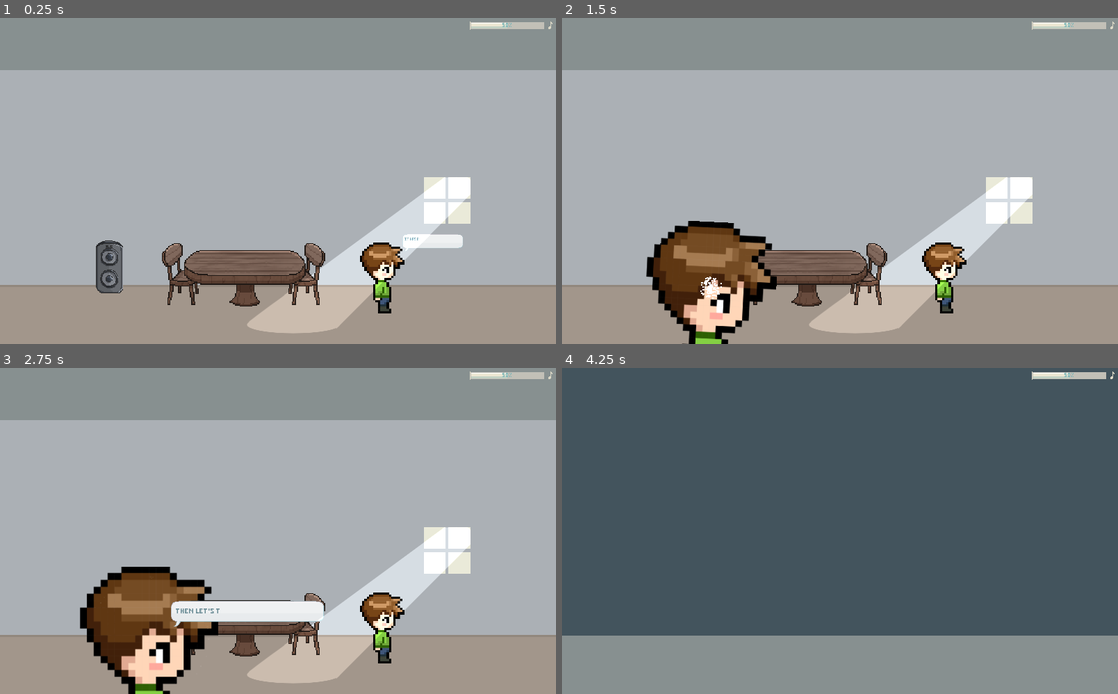
Above: before the commit, frames 1-4 (two rows, left to right).
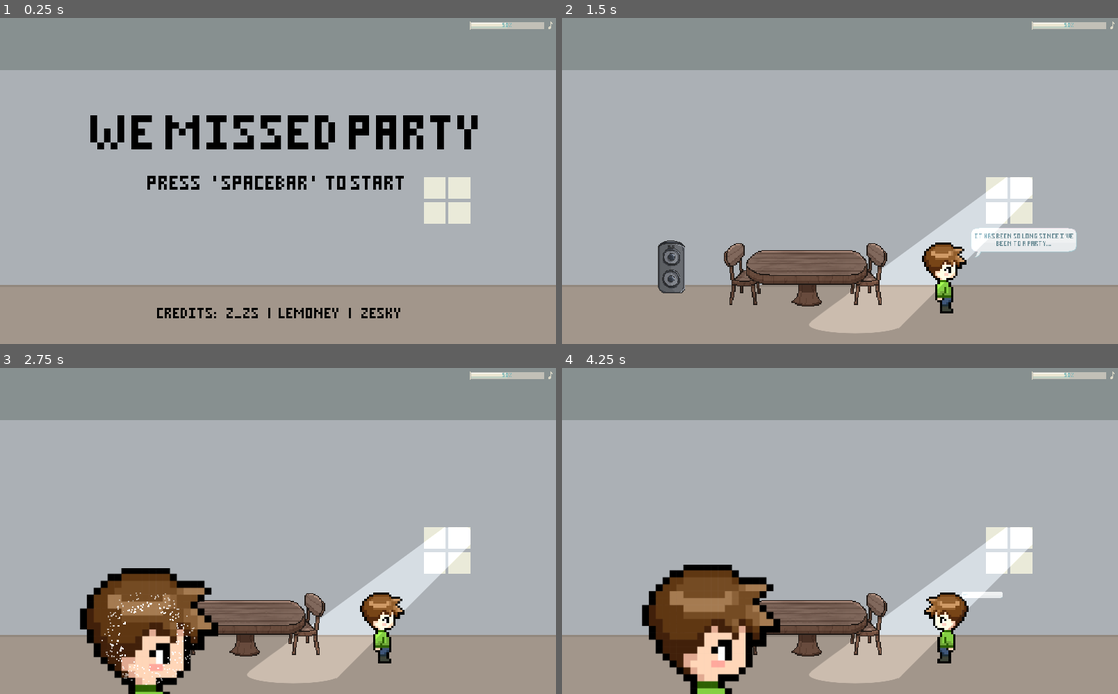
Above: after the commit, the same moments.

Repository: zeskysee/we-missed-party
Game: Godot game, scene res://opening.tscn
Same seed, same stepped clock (60 frames per second), same inputs: the game is played once before the commit and once after it. Before the commit the project starts from res://party_house.tscn.
Inputs:
- Up to frame 1 (0.25 s): no input
- Up to frame 2 (1.5 s): hold Space (interact) 0.53-1.28 s; hold D (move_right) from 0.53 s (still down); tap W (jump) at 0.77 s; tap Space (interact) at 1.35 s
- Up to frame 3 (2.75 s): tap W (jump) at 1.52 s; release D (move_right) at 2.03 s; hold A (move_left) from 2.03 s (still down); hold Space (interact) from 2.03 s (still down)
- Up to frame 4 (4.25 s): release A (move_left) at 2.78 s; release Space (interact) at 2.78 s; hold D (move_right) from 2.78 s (still down); tap Space (interact) at 2.85 s; tap W (jump) at 3.02, 3.77 s; hold Space (interact) from 3.53 s (still down)

The runs differ from the first frame. In frame 1, 15% of the frame differs, in the area x 16-86%, y 29-97%; in frame 2, 7.4%; in frame 3, 2.6%; in frame 4, 99%, in the area x 0-100%, y 0-100%.

Commit message:
Add opening scene

Diff:
--- /dev/null
+++ b/opening.gd
@@ -0,0 +1,5 @@
+extends Node2D
+
+func _process(delta):
+	if Input.is_action_just_pressed("interact"):
+		get_tree().change_scene("res://party_house.tscn")
--- /dev/null
+++ b/opening.tscn
@@ -0,0 +1,409 @@
+[gd_scene load_steps=28 format=2]
+
+[ext_resource path="res://sprites/light_window.png" type="Texture" id=2]
+[ext_resource path="res://opening.gd" type="Script" id=3]
+[ext_resource path="res://sprites/ring_white.png" type="Texture" id=5]
+[ext_resource path="res://sprites/chair.png" type="Texture" id=10]
+[ext_resource path="res://sprites/table.png" type="Texture" id=11]
+[ext_resource path="res://sprites/table_cloth.png" type="Texture" id=12]
+[ext_resource path="res://sprites/banner.png" type="Texture" id=13]
+[ext_resource path="res://sprites/fruit_bowl.png" type="Texture" id=14]
+[ext_resource path="res://sprites/speaker.png" type="Texture" id=15]
+[ext_resource path="res://sprites/cake.png" type="Texture" id=16]
+[ext_resource path="res://sprites/cake_cut.png" type="Texture" id=17]
+[ext_resource path="res://sprites/cake_plate.png" type="Texture" id=18]
+[ext_resource path="res://fonts/minimal_3x5.ttf" type="DynamicFontData" id=19]
+[ext_resource path="res://sprites/balloon_red.png" type="Texture" id=20]
+[ext_resource path="res://sprites/balloon_blue.png" type="Texture" id=21]
+[ext_resource path="res://sprites/balloon_yellow.png" type="Texture" id=22]
+[ext_resource path="res://party_popper.tscn" type="PackedScene" id=23]
+
+[sub_resource type="Animation" id=13]
+length = 0.001
+tracks/0/type = "value"
+tracks/0/path = NodePath("RingWhite:scale")
+tracks/0/interp = 1
+tracks/0/loop_wrap = true
+tracks/0/imported = false
+tracks/0/enabled = true
+tracks/0/keys = {
+"times": PoolRealArray( 0 ),
+"transitions": PoolRealArray( 1 ),
+"update": 0,
+"values": [ Vector2( 1e-05, 1e-05 ) ]
+}
+tracks/1/type = "value"
+tracks/1/path = NodePath("RingWhite:modulate")
+tracks/1/interp = 1
+tracks/1/loop_wrap = true
+tracks/1/imported = false
+tracks/1/enabled = true
+tracks/1/keys = {
+"times": PoolRealArray( 0 ),
+"transitions": PoolRealArray( 1 ),
+"update": 0,
+"values": [ Color( 1, 1, 1, 0 ) ]
+}
+
+[sub_resource type="Animation" id=14]
+resource_name = "play_music"
+length = 0.8
+loop = true
+step = 0.05
+tracks/0/type = "value"
+tracks/0/path = NodePath("RingWhite:scale")
+tracks/0/interp = 1
+tracks/0/loop_wrap = true
+tracks/0/imported = false
+tracks/0/enabled = true
+tracks/0/keys = {
+"times": PoolRealArray( 0, 0.3 ),
+"transitions": PoolRealArray( 1, 1 ),
+"update": 0,
+"values": [ Vector2( 1e-05, 1e-05 ), Vector2( 2, 2 ) ]
+}
+tracks/1/type = "value"
+tracks/1/path = NodePath("RingWhite:modulate")
+tracks/1/interp = 1
+tracks/1/loop_wrap = true
+tracks/1/imported = false
+tracks/1/enabled = true
+tracks/1/keys = {
+"times": PoolRealArray( 0, 0.15, 0.3 ),
+"transitions": PoolRealArray( 1, 1, 1 ),
+"update": 0,
+"values": [ Color( 1, 1, 1, 0 ), Color( 1, 1, 1, 1 ), Color( 1, 1, 1, 0 ) ]
+}
+
+[sub_resource type="DynamicFont" id=12]
+size = 48
+outline_size = 5
+outline_color = Color( 0.556863, 0.372549, 0.658824, 1 )
+font_data = ExtResource( 19 )
+
+[sub_resource type="Animation" id=15]
+length = 0.001
+tracks/0/type = "bezier"
+tracks/0/path = NodePath(".:position:x")
+tracks/0/interp = 1
+tracks/0/loop_wrap = true
+tracks/0/imported = false
+tracks/0/enabled = true
+tracks/0/keys = {
+"points": PoolRealArray( 0, -0.25, 0, 0.25, 0 ),
+"times": PoolRealArray( 0 )
+}
+tracks/1/type = "bezier"
+tracks/1/path = NodePath(".:position:y")
+tracks/1/interp = 1
+tracks/1/loop_wrap = true
+tracks/1/imported = false
+tracks/1/enabled = true
+tracks/1/keys = {
+"points": PoolRealArray( 0, -0.25, 0, 0.25, 0 ),
+"times": PoolRealArray( 0 )
+}
+
+[sub_resource type="Animation" id=16]
+resource_name = "hover"
+length = 4.0
+loop = true
+tracks/0/type = "bezier"
+tracks/0/path = NodePath(".:position:x")
+tracks/0/interp = 1
+tracks/0/loop_wrap = true
+tracks/0/imported = false
+tracks/0/enabled = true
+tracks/0/keys = {
+"points": PoolRealArray( 0, -0.25, 0, 0.25, 0, 0, -0.25, 0, 0.25, 0, 0, -0.25, 0, 0.25, 0 ),
+"times": PoolRealArray( 0, 2, 4 )
+}
+tracks/1/type = "bezier"
+tracks/1/path = NodePath(".:position:y")
+tracks/1/interp = 1
+tracks/1/loop_wrap = true
+tracks/1/imported = false
+tracks/1/enabled = true
+tracks/1/keys = {
+"points": PoolRealArray( 0, -0.25, 0, 0.25, 0, -8, -0.25, 0, 0.25, 0, 0, -0.25, 0, 0.25, 0 ),
+"times": PoolRealArray( 0, 2, 4 )
+}
+
+[sub_resource type="DynamicFont" id=4]
+font_data = ExtResource( 19 )
+
+[sub_resource type="Theme" id=17]
+default_font = SubResource( 4 )
+Label/colors/font_color = Color( 0.411765, 0.545098, 0.584314, 1 )
+
+[sub_resource type="DynamicFont" id=18]
+size = 40
+font_data = ExtResource( 19 )
+
+[sub_resource type="DynamicFont" id=19]
+size = 100
+font_data = ExtResource( 19 )
+
+[sub_resource type="DynamicFont" id=20]
+size = 30
+font_data = ExtResource( 19 )
+
+[node name="PartyHouse" type="Node2D"]
+script = ExtResource( 3 )
+
+[node name="Backwall" type="ColorRect" parent="."]
+anchor_left = 0.5
+anchor_top = 0.5
+anchor_right = 0.5
+anchor_bottom = 0.5
+margin_left = -52.0
+margin_top = 63.0
+margin_right = 1078.0
+margin_bottom = 531.0
+grow_horizontal = 2
+grow_vertical = 2
+rect_pivot_offset = Vector2( 565, 234 )
+color = Color( 0.67451, 0.694118, 0.713726, 1 )
+
+[node name="Floor2" type="ColorRect" parent="."]
+anchor_left = 0.5
+anchor_top = 0.5
+anchor_right = 0.5
+anchor_bottom = 0.5
+margin_left = -52.0
+margin_top = 491.0
+margin_right = 1078.0
+margin_bottom = 633.0
+grow_horizontal = 2
+grow_vertical = 2
+rect_pivot_offset = Vector2( 565, 69 )
+color = Color( 0.572549, 0.533333, 0.494118, 1 )
+__meta__ = {
+"_edit_use_anchors_": false
+}
+
+[node name="Floor" type="ColorRect" parent="."]
+anchor_left = 0.5
+anchor_top = 0.5
+anchor_right = 0.5
+anchor_bottom = 0.5
+margin_left = -52.0
+margin_top = 495.0
+margin_right = 1078.0
+margin_bottom = 633.0
+grow_horizontal = 2
+grow_vertical = 2
+rect_pivot_offset = Vector2( 565, 69 )
+color = Color( 0.639216, 0.592157, 0.54902, 1 )
+
+[node name="Ceiling" type="ColorRect" parent="."]
+anchor_left = 0.5
+anchor_top = 0.5
+anchor_right = 0.5
+anchor_bottom = 0.5
+margin_left = -52.0
+margin_top = -42.0
+margin_right = 1078.0
+margin_bottom = 96.0
+grow_horizontal = 2
+grow_vertical = 2
+rect_pivot_offset = Vector2( 565, 69 )
+color = Color( 0.533333, 0.568627, 0.568627, 1 )
+
+[node name="Window" type="Node2D" parent="."]
+position = Vector2( -28, 101 )
+
+[node name="ColorRect" type="ColorRect" parent="Window"]
+margin_left = 809.0
+margin_top = 238.0
+margin_right = 849.0
+margin_bottom = 278.0
+color = Color( 0.921569, 0.921569, 0.854902, 1 )
+
+[node name="ColorRect2" type="ColorRect" parent="Window"]
+margin_left = 854.0
+margin_top = 238.0
+margin_right = 894.0
+margin_bottom = 278.0
+color = Color( 0.921569, 0.921569, 0.854902, 1 )
+__meta__ = {
+"_edit_use_anchors_": false
+}
+
+[node name="ColorRect3" type="ColorRect" parent="Window"]
+margin_left = 854.0
+margin_top = 192.0
+margin_right = 894.0
+margin_bottom = 232.0
+color = Color( 0.921569, 0.921569, 0.854902, 1 )
+__meta__ = {
+"_edit_use_anchors_": false
+}
+
+[node name="ColorRect4" type="ColorRect" parent="Window"]
+margin_left = 809.0
+margin_top = 192.0
+margin_right = 849.0
+margin_bottom = 232.0
+color = Color( 0.921569, 0.921569, 0.854902, 1 )
+
+[node name="Light2D" type="Light2D" parent="Window"]
+visible = false
+position = Vector2( 688.875, 340.5 )
+scale = Vector2( 0.859863, 0.634766 )
+texture = ExtResource( 2 )
+energy = 0.5
+
+[node name="Furniture" type="Node2D" parent="."]
+
+[node name="Speaker" type="Sprite" parent="Furniture"]
+visible = false
+position = Vector2( 202, 458 )
+texture = ExtResource( 15 )
+
+[node name="SpeakerPlayer" type="AnimationPlayer" parent="Furniture/Speaker"]
+anims/RESET = SubResource( 13 )
+anims/play_music = SubResource( 14 )
+
+[node name="RingWhite" type="Sprite" parent="Furniture/Speaker"]
+modulate = Color( 1, 1, 1, 0 )
+position = Vector2( 0, -19 )
+scale = Vector2( 1e-05, 1e-05 )
+texture = ExtResource( 5 )
+
+[node name="Chair" type="Sprite" parent="Furniture"]
+visible = false
+position = Vector2( 565, 471 )
+scale = Vector2( 2, 2 )
+texture = ExtResource( 10 )
+
+[node name="Chair2" type="Sprite" parent="Furniture"]
+visible = false
+position = Vector2( 332, 471 )
+scale = Vector2( -2, 2 )
+texture = ExtResource( 10 )
+
+[node name="Table" type="Sprite" parent="Furniture"]
+visible = false
+position = Vector2( 451, 479 )
+scale = Vector2( 2, 2 )
+texture = ExtResource( 11 )
+
+[node name="PartyProps" type="Node2D" parent="Furniture"]
+visible = false
+
+[node name="Banner" type="Sprite" parent="Furniture/PartyProps"]
+position = Vector2( 512, 154 )
+texture = ExtResource( 13 )
+
+[node name="Label" type="Label" parent="Furniture/PartyProps/Banner"]
+visible = false
+margin_left = -175.0
+margin_top = -31.0
+margin_right = 175.0
+margin_bottom = 95.0
+grow_horizontal = 2
+grow_vertical = 2
+custom_colors/font_color = Color( 0.937255, 0.858824, 0.0588235, 1 )
+custom_fonts/font = SubResource( 12 )
+text = "Wholesome
+Party"
+align = 1
+valign = 1
+__meta__ = {
+"_edit_use_anchors_": false
+}
+
+[node name="TableCloth" type="Sprite" parent="Furniture/PartyProps"]
+position = Vector2( 449, 472 )
+scale = Vector2( 2, 2 )
+texture = ExtResource( 12 )
+
+[node name="CakePlate" type="Sprite" parent="Furniture/PartyProps"]
+position = Vector2( 490, 448 )
+scale = Vector2( 2, 2 )
+texture = ExtResource( 18 )
+
+[node name="Cake" type="Sprite" parent="Furniture/PartyProps/CakePlate"]
+position = Vector2( -0.5, -12 )
+texture = ExtResource( 16 )
+
+[node name="CakeCut" type="Sprite" parent="Furniture/PartyProps/CakePlate"]
+visible = false
+position = Vector2( -0.5, -12 )
+texture = ExtResource( 17 )
+
+[node name="FruitBowl" type="Sprite" parent="Furniture/PartyProps"]
+position = Vector2( 399, 418 )
+scale = Vector2( 2, 2 )
+texture = ExtResource( 14 )
+
+[node name="Balloons" type="Node2D" parent="Furniture/PartyProps"]
+
+[node name="BalloonYellow" type="Sprite" parent="Furniture/PartyProps/Balloons"]
+position = Vector2( 13, 369 )
+texture = ExtResource( 22 )
+
+[node name="BalloonRed" type="Sprite" parent="Furniture/PartyProps/Balloons"]
+position = Vector2( 41, 399 )
+texture = ExtResource( 20 )
+
+[node name="BalloonBlue" type="Sprite" parent="Furniture/PartyProps/Balloons"]
+position = Vector2( 944, 393 )
+texture = ExtResource( 21 )
+
+[node name="AnimationPlayer" type="AnimationPlayer" parent="Furniture/PartyProps/Balloons"]
+autoplay = "hover"
+anims/RESET = SubResource( 15 )
+anims/hover = SubResource( 16 )
+
+[node name="PartyPopper" parent="Furniture/PartyProps" instance=ExtResource( 23 )]
+position = Vector2( 267, 88 )
+
+[node name="PartyPopper2" parent="Furniture/PartyProps" instance=ExtResource( 23 )]
+position = Vector2( 741, 88 )
+rotation = 3.14159
+scale = Vector2( 1, -1 )
+
+[node name="Camera2D" type="Camera2D" parent="."]
+position = Vector2( 512, 300 )
+current = true
+
+[node name="Instruction" type="Label" parent="."]
+margin_left = 274.0
+margin_top = 291.0
+margin_right = 744.0
+margin_bottom = 321.0
+grow_horizontal = 2
+grow_vertical = 2
+theme = SubResource( 17 )
+custom_colors/font_color = Color( 0, 0, 0, 1 )
+custom_fonts/font = SubResource( 18 )
+text = "Press    ' spacebar '   to start"
+align = 1
+
+[node name="GameTitle" type="Label" parent="."]
+margin_left = 94.0
+margin_top = 179.0
+margin_right = 964.0
+margin_bottom = 269.0
+grow_horizontal = 2
+grow_vertical = 2
+theme = SubResource( 17 )
+custom_colors/font_color = Color( 0, 0, 0, 1 )
+custom_fonts/font = SubResource( 19 )
+text = "we missed party"
+align = 1
+
+[node name="Credit" type="Label" parent="."]
+margin_left = 278.0
+margin_top = 533.0
+margin_right = 748.0
+margin_bottom = 563.0
+grow_horizontal = 2
+grow_vertical = 2
+theme = SubResource( 17 )
+custom_colors/font_color = Color( 0, 0, 0, 1 )
+custom_fonts/font = SubResource( 20 )
+text = "Credits:    z_zs    |   Lemoney    |    zesky"
+align = 1
--- a/project.godot
+++ b/project.godot
@@ -27,7 +27,7 @@
 [application]
 
 config/name="We Missed Party"
-run/main_scene="res://party_house.tscn"
+run/main_scene="res://opening.tscn"
 config/icon="res://icon.png"
 config/windows_native_icon="res://icon.ico"
 
